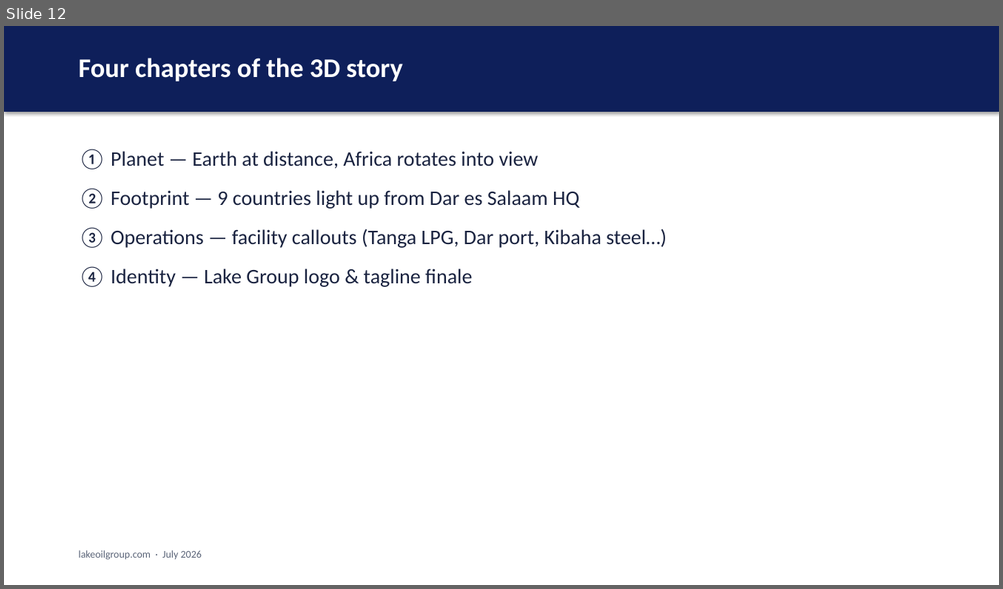
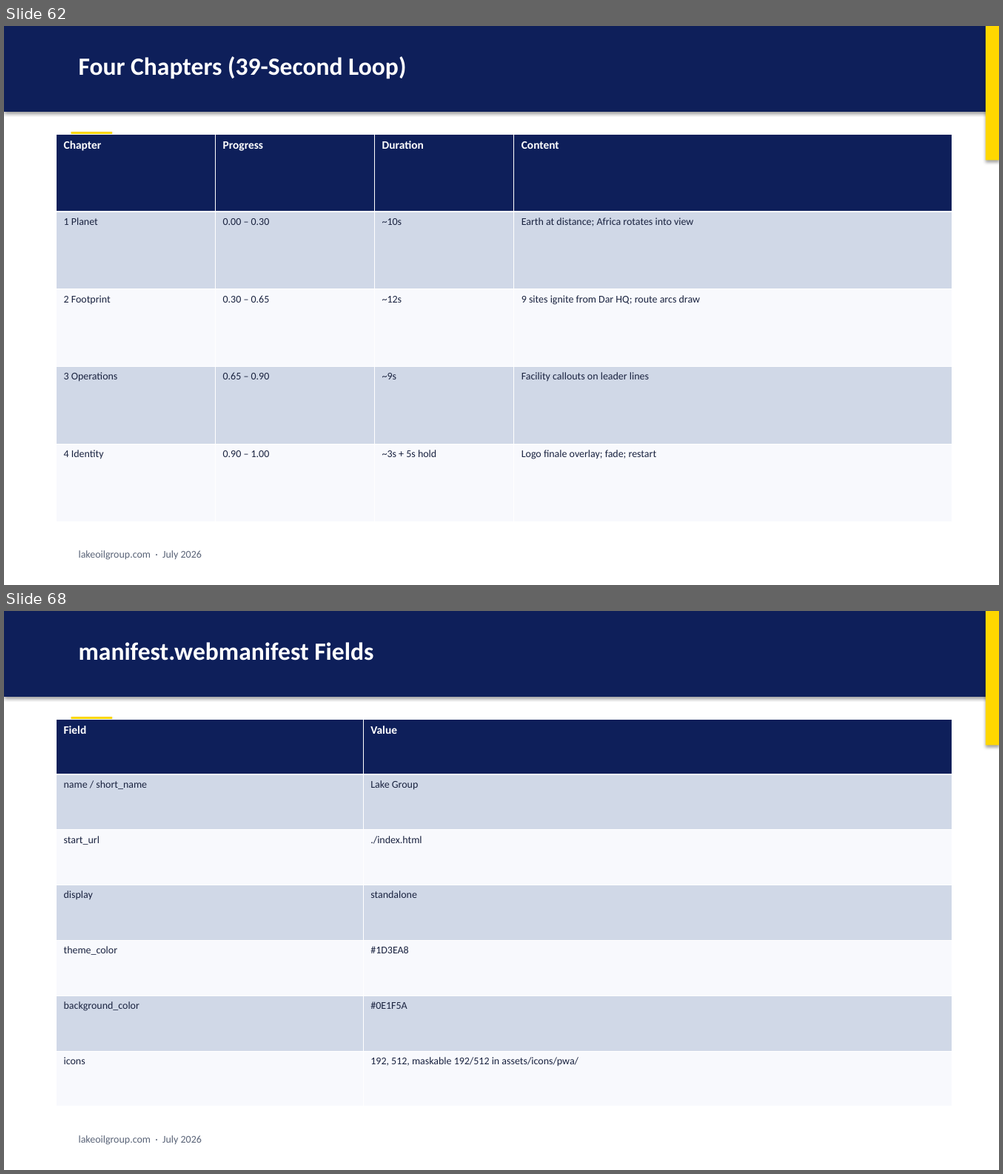
Before and after one commit to Smarderve/Lake.Group.Web, a slide deck: LAKE_GROUP_PRESENTATION.pptx. Shown one above the other, each under a label of ours: slide 12 before the commit, slides 62 and 68 after it; the slides between them are not shown. The pictures are 1003x589 and 1003x1174 pixels, drawn with LibreOffice and Linux fonts; fonts in the diff are those of the drawing. Boxes give left, top, right and bottom in pixels: in the first picture for what was removed or moved away, otherwise in the second. Text is boxed around its words. In the diff, an @@ line names an element or a change of style, - is before the commit and + after.

```diff
--- a/LAKE_GROUP_PRESENTATION.pptx
+++ b/LAKE_GROUP_PRESENTATION.pptx
@@ slide 68 added at (4, 611, 999, 1170), background #FFFFFF @@
@@ rectangle added at (4, 611, 999, 697), fill #0E1F5A @@
@@ rectangle added at (985, 611, 999, 745), fill #FFD700 @@
@@ text added at (79, 642, 373, 661), 24 pt, text #FFFFFF, bold @@
+manifest.webmanifest Fields
@@ table added at (57, 719, 951, 1107), 7 rows, 2 columns @@
+Field | Value
+name / short_name | Lake Group
+start_url | ./index.html
+display | standalone
+theme_color | #1D3EA8
+background_color | #0E1F5A
+icons | 192, 512, maskable 192/512 in assets/icons/pwa/
@@ rectangle added at (71, 717, 112, 720), fill #FFD700 @@
@@ text added at (79, 1136, 202, 1145), 10 pt, text #5A6478 @@
+lakeoilgroup.com · July 2026
@@ what was slide 12 is now slide 62 @@
@@ slide 62 changed as well @@
@@ rectangle added at (985, 26, 999, 160), fill #FFD700 @@
@@ text at (79, 56, 406, 79): text changed; size 26 to 24 pt @@
-Four chapters of the 3D story
+Four Chapters (39-Second Loop)
@@ table added at (57, 134, 951, 522), 5 rows, 4 columns @@
+Chapter | Progress | Duration | Content
+1 Planet | 0.00 – 0.30 | ~10s | Earth at distance; Africa rotates into view
+2 Footprint | 0.30 – 0.65 | ~12s | 9 sites ignite from Dar HQ; route arcs draw
+3 Operations | 0.65 – 0.90 | ~9s | Facility callouts on leader lines
+4 Identity | 0.90 – 1.00 | ~3s + 5s hold | Logo finale overlay; fade; restart
@@ rectangle added at (71, 132, 112, 135), fill #FFD700 @@
@@ text removed at (79, 149, 666, 287) @@
-① Planet — Earth at distance, Africa rotates into view
-② Footprint — 9 countries light up from Dar es Salaam HQ
-③ Operations — facility callouts (Tanga LPG, Dar port, Kibaha steel…)
-④ Identity — Lake Group logo & tagline finale
```
Also in this commit, not shown: 3 other slides changed, 104 other slides added, 35 slides removed, 1 other file.
